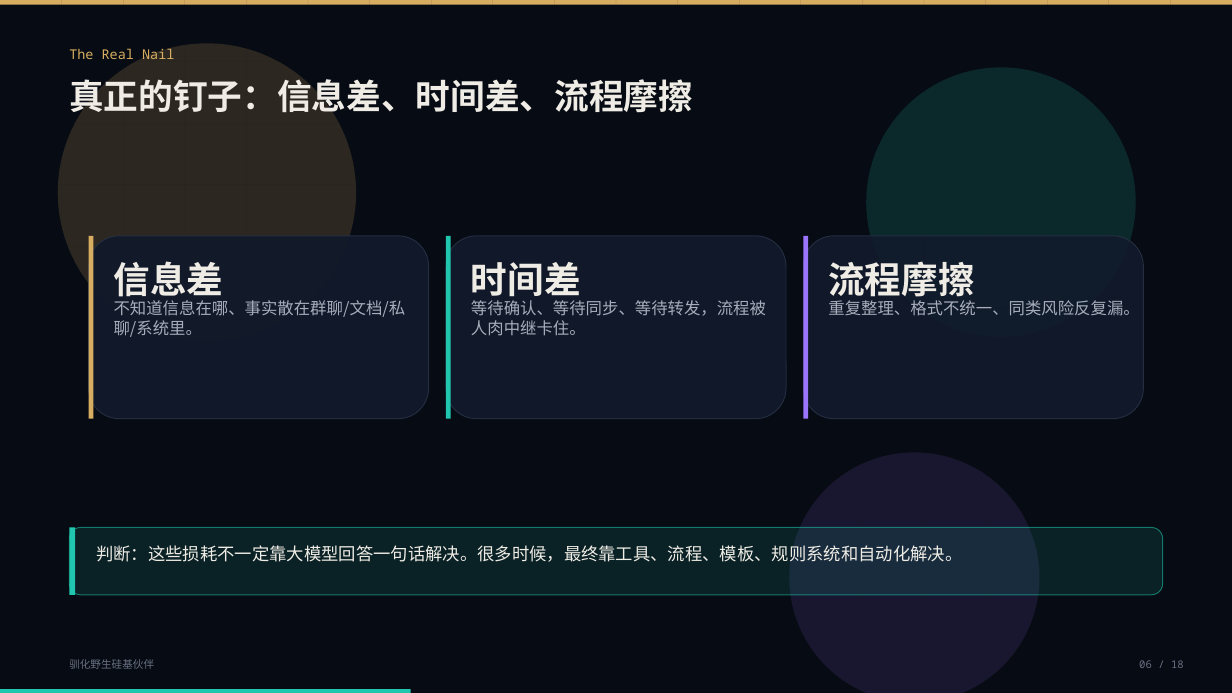
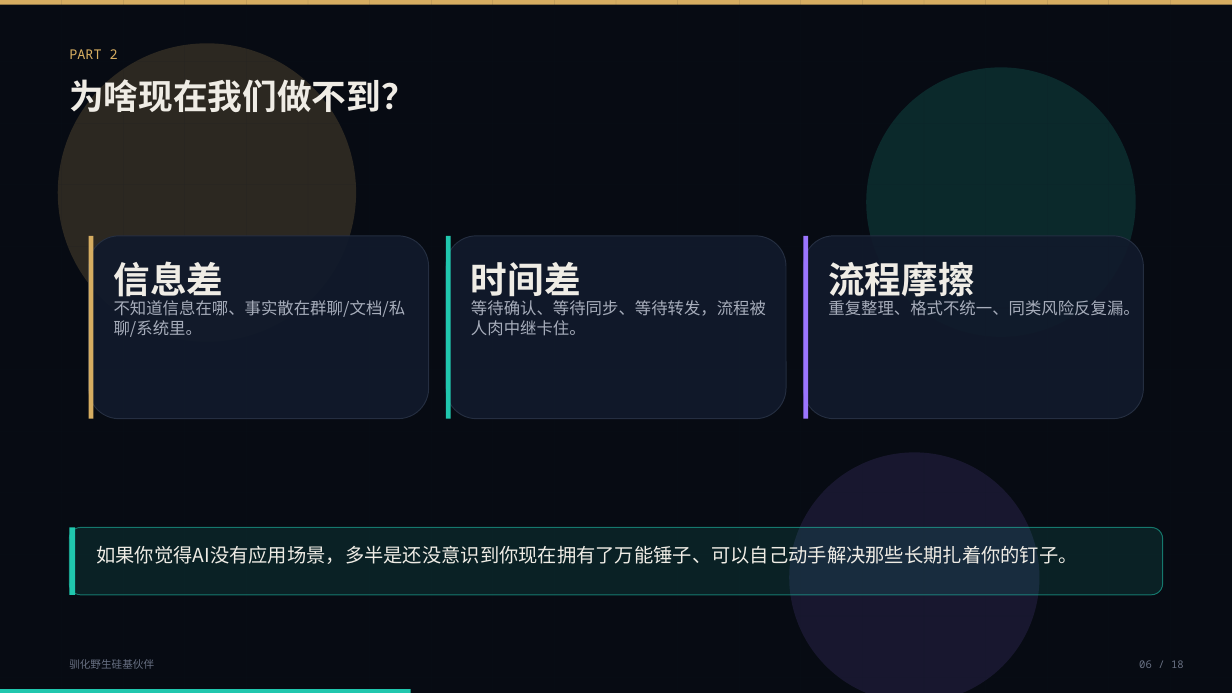
Before and after one commit to SunGrissy/Hermes, a slide deck: slide 18 of 会议材料/驯化野生硅基伙伴_渐进披露版.pptx (slide 6 before the commit). Drawn at 1232x693 pixels with LibreOffice and Linux fonts; fonts in the diff are those of the drawing. Boxes give left, top, right and bottom in pixels: in the first picture for what was removed or moved away, otherwise in the second. Text is boxed around its words. In the diff, an @@ line names an element or a change of style, - is before the commit and + after.

```diff
--- a/会议材料/驯化野生硅基伙伴_渐进披露版.pptx
+++ b/会议材料/驯化野生硅基伙伴_渐进披露版.pptx
@@ text at bbox=[69, 49, 118, 59]: text changed @@
-The Real Nail
+PART 2
@@ text at bbox=[69, 79, 415, 112]: text changed @@
-真正的钉子：信息差、时间差、流程摩擦
+为啥现在我们做不到？
@@ text removed at bbox=[96, 545, 962, 562] @@
-判断：这些损耗不一定靠大模型回答一句话解决。很多时候，最终靠工具、流程、模板、规则系统和自动化解决。
@@ text added at bbox=[96, 545, 1077, 564], 20 pt, text #EFECE5 @@
+如果你觉得AI没有应用场景，多半是还没意识到你现在拥有了万能锤子、可以自己动手解决那些长期扎着你的钉子。
```
Also in this commit, not shown: 9 other slides changed, 16 slides added, 1 slide removed, 1 other file.
